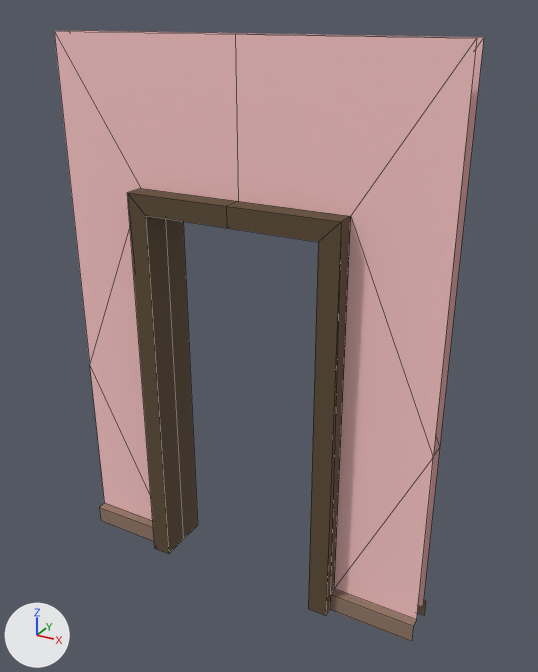
The FBX model Content/Game_Art/FBX/Archi/SM_Cadre_porte_Double_1x2.fbx: old version first, new version second.
Before and after are seen from a camera (50 mm lens) standing at (1.73, -2.9, 2.9) and looking at (0.1, 0.06, 1.41). The lights are fixed; the arrows at lower left show +X, +Y and +Z. Mesh edges are drawn as thin lines.

Objects in the first picture: 'SM_Cadre_porte_Double_1x2'.
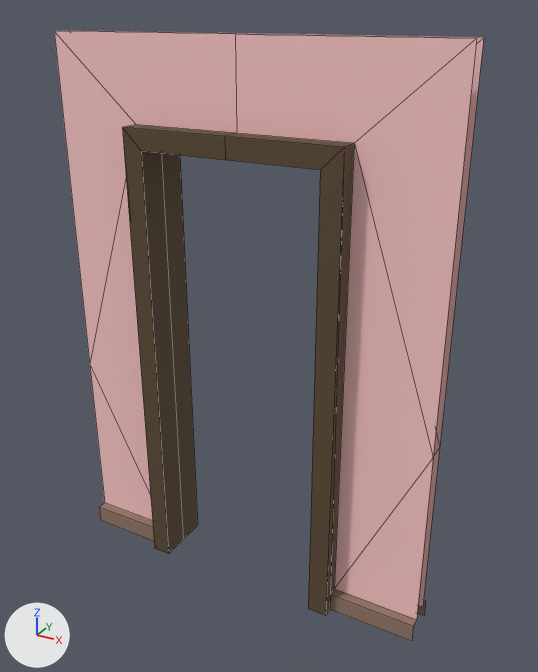
Where the change shows, as pixel boxes (x1, y1, x2, y2) in the pictures (538 x 672 px; the box of a moved part takes in the faces that stretch with it):
```json
{"part": 1, "of": "me_mesh", "change": "moved or reshaped", "before": [54, 30, 484, 590], "after": [54, 30, 484, 590]}
```

Edits to the scene script, one JSON object a line:
```json
{"block": "me_mesh", "where": "me_mesh.from_pydata(...)  # 65 vertices, 52 faces; spans x -1.0..1.0, y -0.15..0.15, z 0.0..2.8"}
{"block": "me_mesh", "where": "# used by ob_sm_cadre_porte_double_1x2; location = (0.0, 0.0, 0.0)"}
{"block": "me_mesh", "change": "me_mesh part 1: all 21 vertices in x -0.55..0.55, y -0.15..0.15, z 2.0..2.1 are moved by (0.0, 0.0, 0.3)"}
```
